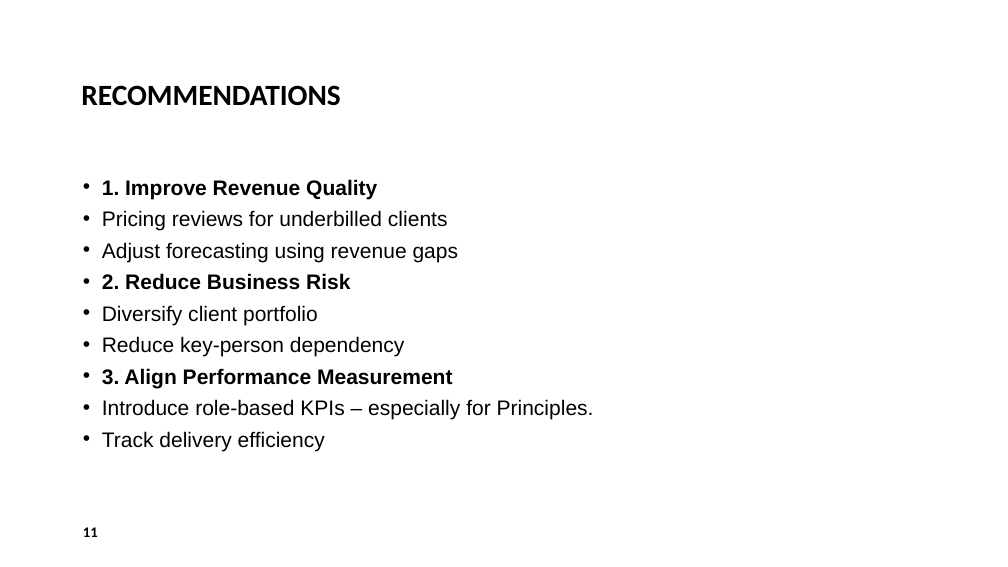
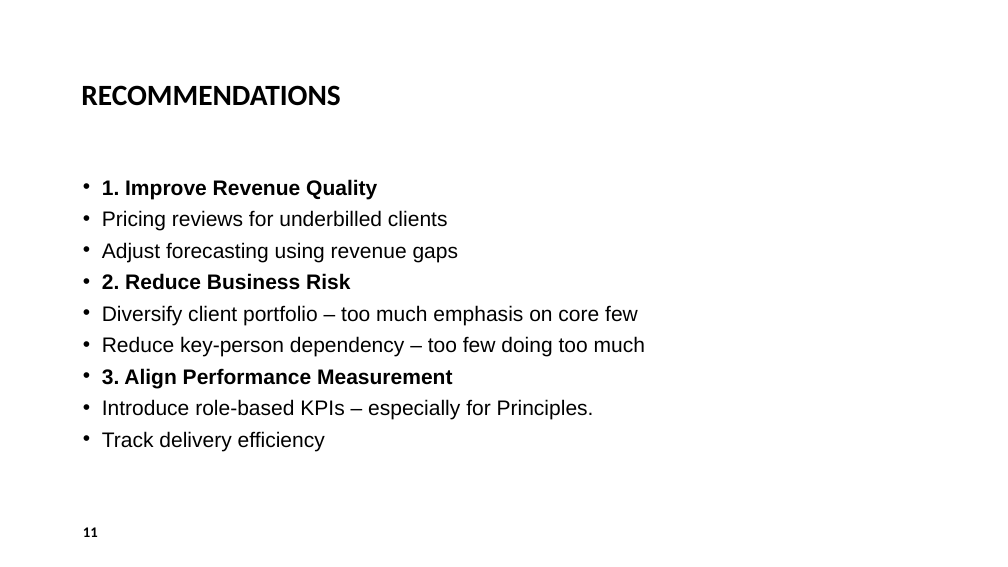
Before and after one commit to menerig/Curamando_trainee, a slide deck: slide 11 of Case interview for the role of Eidra Data.pptx. Drawn at 1008x567 pixels with LibreOffice and Linux fonts; fonts in the diff are those of the drawing; background and template pictures are left out. Boxes give left, top, right and bottom in pixels: in the first picture for what was removed or moved away, otherwise in the second. Text is boxed around its words. In the diff, an @@ line names an element or a change of style, - is before the commit and + after.

```diff
--- a/Case interview for the role of Eidra Data.pptx
+++ b/Case interview for the role of Eidra Data.pptx
@@ text at <box>102,305,645,357</box>: text changed @@
-• Diversify client portfolio
-• Reduce key-person dependency
+• Diversify client portfolio – too much emphasis on core few
+• Reduce key-person dependency – too few doing too much
```
Also in this commit, not shown: 6 other slides changed, 3 other files.
